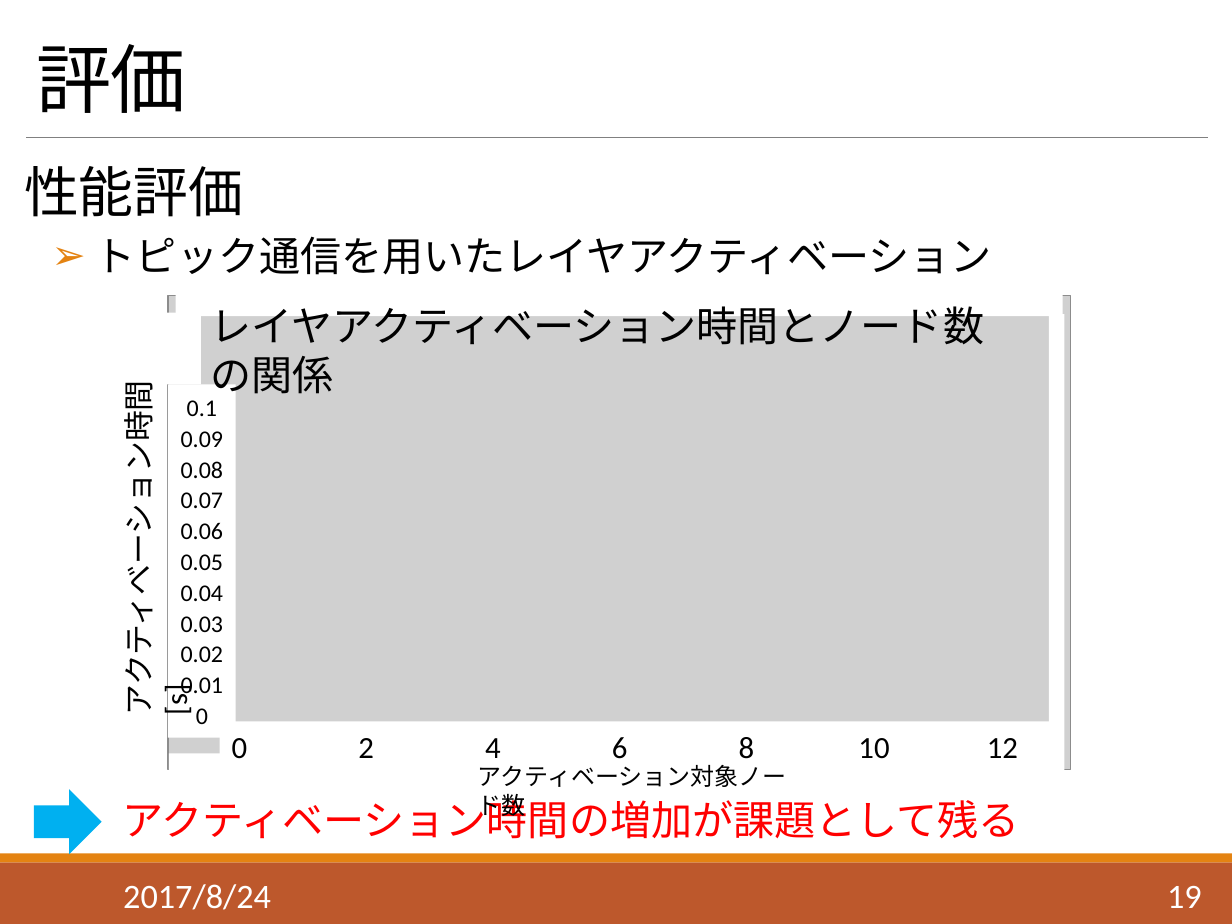
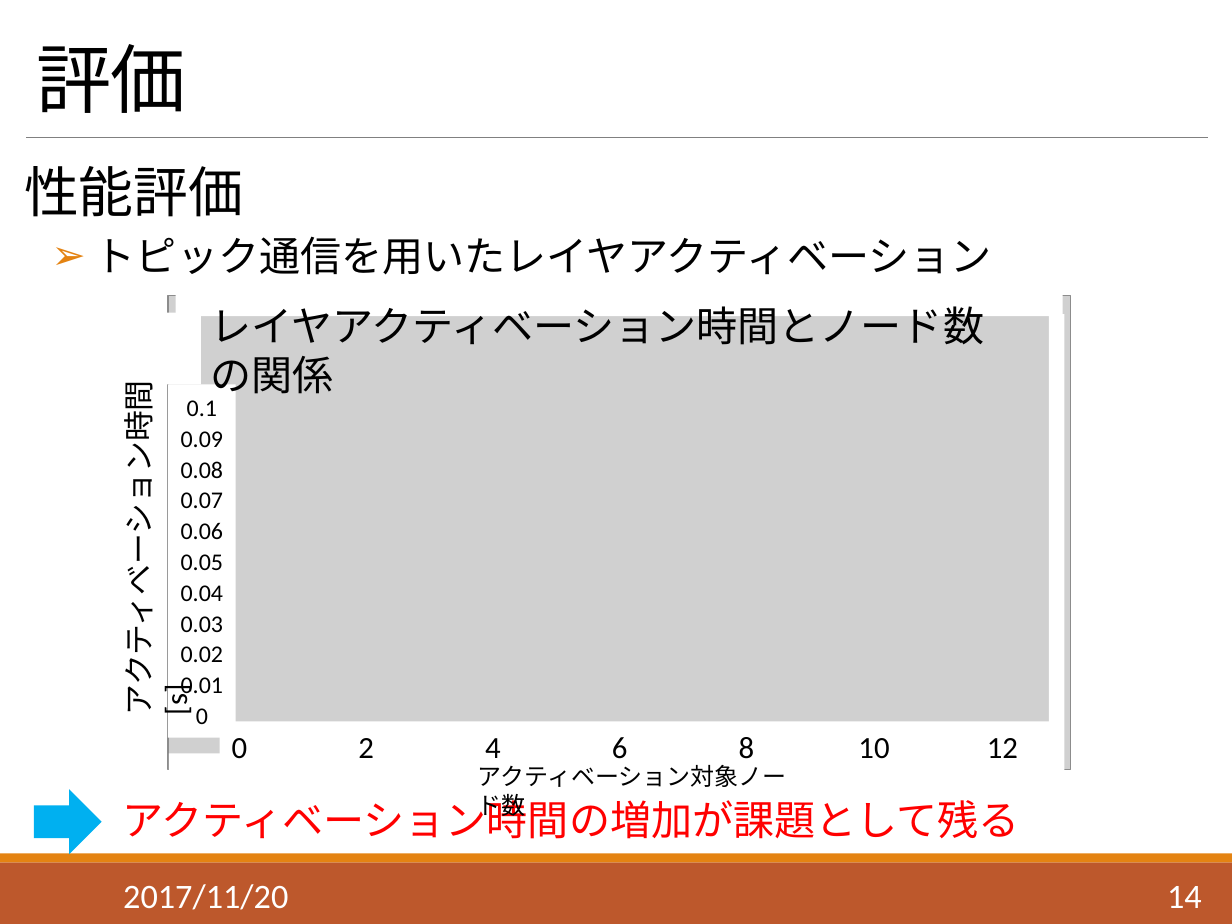
Before and after one commit to Saeki1120/Document, a slide deck: slide 15 of FLS/1120/ContextROS.pptx (slide 20 before the commit). Drawn at 1232x924 pixels with LibreOffice and Linux fonts; fonts in the diff are those of the drawing; grey boxes stand for pictures. Boxes give left, top, right and bottom in pixels: in the first picture for what was removed or moved away, otherwise in the second. Text is boxed around its words. In the diff, an @@ line names an element or a change of style, - is before the commit and + after.

```diff
--- a/FLS/1120/ContextROS.pptx
+++ b/FLS/1120/ContextROS.pptx
@@ text at box(123, 884, 288, 910): text changed @@
-2017/8/24
+2017/11/20
@@ page number at box(1167, 886, 1202, 908): text changed @@
-19
+14
```
Also in this commit, not shown: 2 other slides changed, 17 slides added.
